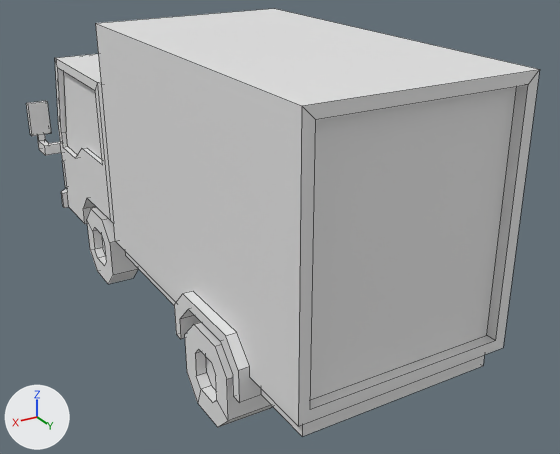
One commit to the FBX model Models/PROPS/VEHICLES/VEHICLE3.fbx: the scene before it, then after it.
Camera for both pictures: a 50 mm lens placed at (17.1, 38.4, 20.7), pointed at (-1.6, 7.2, 5.1). The lights are fixed; the arrows at lower left show +X, +Y and +Z. Mesh edges are drawn as thin lines.
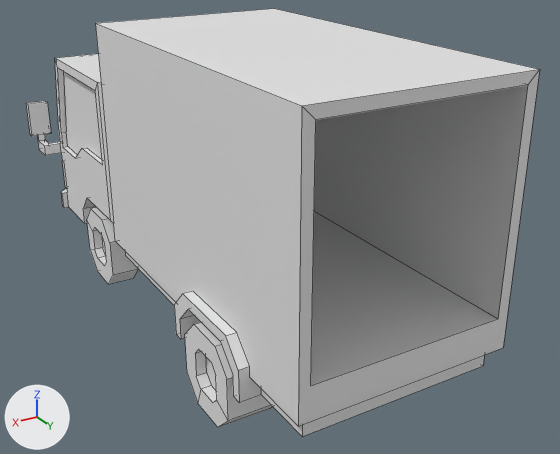
What the commit changed:
me_cube_004 has 388 vertices, 237 faces and spans x -6.4..6.4, y -9.5..19.5, z 0.0..15.0.
me_cube_004 is used by ob_cube_003; location (0.0, 0.0, 0.0).
Part 1, on me_cube_004:
Vertex 115 of me_cube_004 moves from (4.5, 19.0, 4.0) to (4.5, 2.0, 5.0).
Vertex 213 of me_cube_004 moves from (-4.5, 19.5, 4.0) at pixel (495, 340) to (-4.5, 19.5, 5.0) at pixel (498, 319).
Vertex 230 of me_cube_004 moves from (4.5, 19.5, 4.0) at pixel (310, 409) to (4.5, 19.5, 5.0) at pixel (310, 386).
Vertex 288 of me_cube_004 moves from (-4.5, 19.0, 4.0) at pixel (486, 335) to (-4.5, 2.0, 5.0).
Vertex 375 of me_cube_004 moves from (-4.5, 19.0, 14.5) to (-4.5, 2.0, 14.5).
Vertex 379 of me_cube_004 moves from (4.5, 19.0, 14.5) to (4.5, 2.0, 14.5).

What differs and where, as boxes [x1, y1, x2, y2] in the pictures (560 x 454 px; the box of a moved part takes in the faces that stretch with it):
part 1 of me_cube_004, moved or reshaped
    both: [298, 70, 540, 426]
